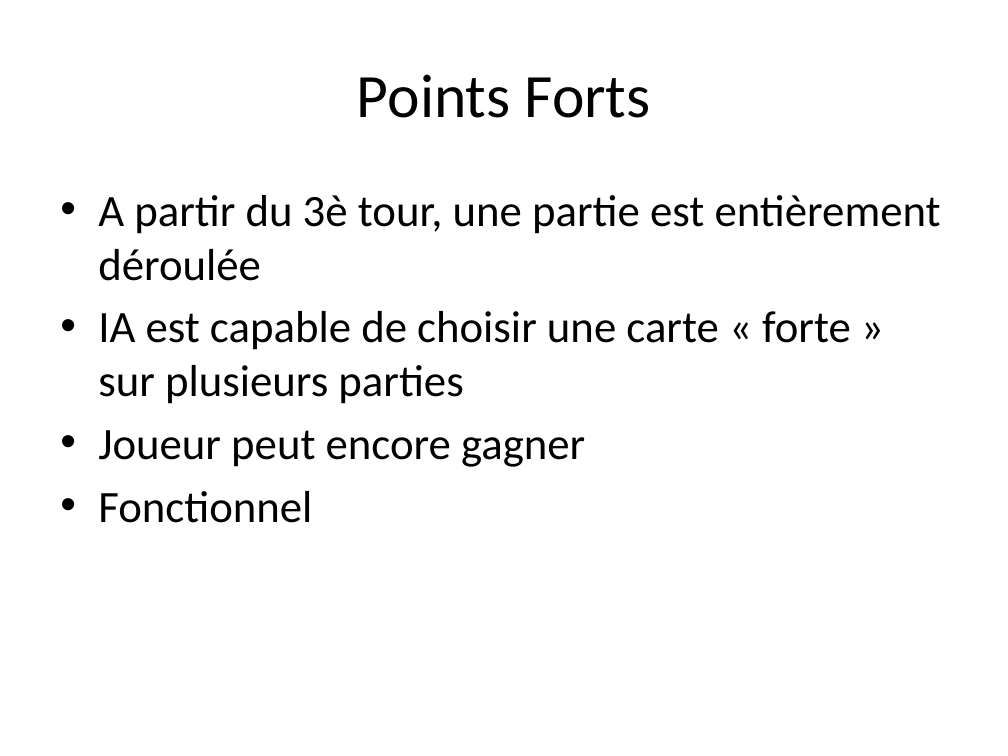
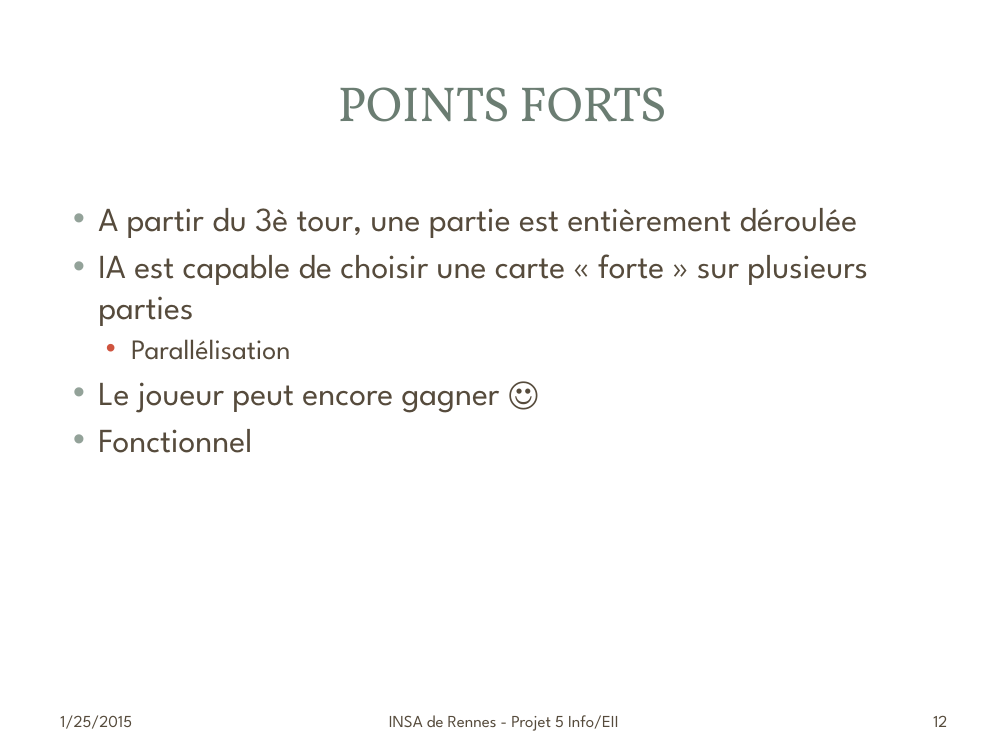
Before and after one commit to aurrelhebert/Projet_Belote, a slide deck: slide 12 of doc/presentation.pptx (slide 4 before the commit). Drawn at 1008x756 pixels with LibreOffice and Linux fonts; fonts in the diff are those of the drawing; background and template pictures are left out. Boxes give left, top, right and bottom in pixels: in the first picture for what was removed or moved away, otherwise in the second. Text is boxed around its words. In the diff, an @@ line names an element or a change of style, - is before the commit and + after.

```diff
--- a/doc/presentation.pptx
+++ b/doc/presentation.pptx
@@ rounded rectangle added at (x1=10, y1=11, x2=998, y2=746), fill #FFFFFF @@
@@ rectangle added at (x1=30, y1=30, x2=978, y2=176), fill #FFFFFF at 83% opacity @@
@@ rectangle added at (x1=41, y1=41, x2=966, y2=164), fill #FFFFFF @@
@@ title at (x1=338, y1=87, x2=666, y2=122): text changed; size 44 to 35 pt; font Calibri to Vollkorn; text colour #000000 to #6B7D72 @@
-Points Forts
+POINTS FORTS
@@ text "A partir du 3è tour, ..." moved from (x1=98, y1=195, x2=941, y2=523) to (x1=98, y1=208, x2=868, y2=453) @@
@@ text at (x1=98, y1=208, x2=868, y2=453): size 32 to 24 pt, font Calibri to League Spartan, text colour #000000 to #564B3C in "A partir du 3è tour, une partie ...", "IA est capable de choisir une carte ...", "Fonctionnel"; indent changed; less space between paragraphs @@
@@ text at (x1=98, y1=339, x2=500, y2=413): text changed; size 32 to 24 pt; font Calibri to League Spartan; text colour #000000 to #564B3C @@
-• Joueur peut encore gagner
+  • Parallélisation
+• Le joueur peut encore gagner ☺
@@ text added at (x1=60, y1=715, x2=132, y2=729), 12 pt, text #564B3C @@
+1/25/2015
@@ text added at (x1=389, y1=715, x2=619, y2=731), 12 pt, text #564B3C @@
+INSA de Rennes - Projet 5 Info/EII
@@ page number added at (x1=933, y1=715, x2=947, y2=727), 12 pt, text #564B3C @@
+12
```
Also in this commit, not shown: 2 other slides changed, 10 slides added, 2 slides removed.
